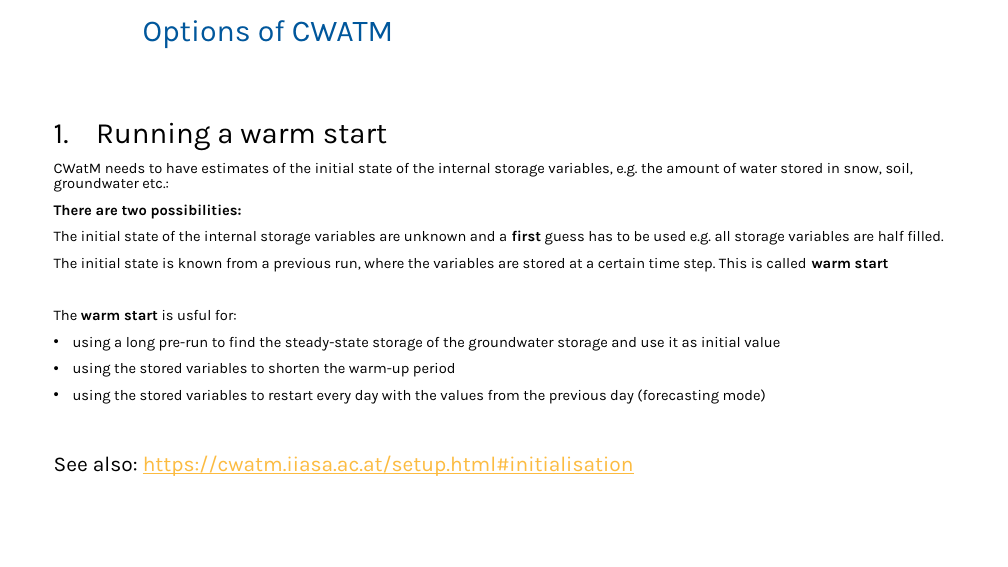
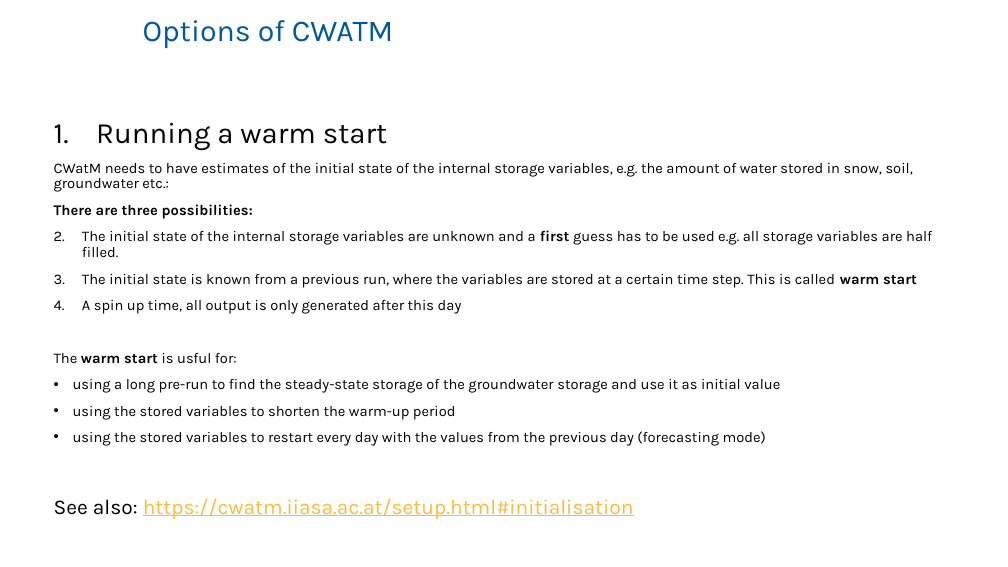
Before and after one commit to EmilioMariaNP/CWatM_emnp, a slide deck: slide 5 of tutorial/CWATM_exercise7/cwatm_exercise7.pptx. Drawn at 1008x567 pixels with LibreOffice and Linux fonts; fonts in the diff are those of the drawing; background and template pictures are left out. Boxes give left, top, right and bottom in pixels: in the first picture for what was removed or moved away, otherwise in the second. Text is boxed around its words. In the diff, an @@ line names an element or a change of style, - is before the commit and + after.

```diff
--- a/tutorial/CWATM_exercise7/cwatm_exercise7.pptx
+++ b/tutorial/CWATM_exercise7/cwatm_exercise7.pptx
@@ text at [54,204,253,219]: text changed @@
-There are two possibilities:
+There are three possibilities:
@@ text at [82,230,932,288]: bullet none to 1. @@
@@ text at [82,300,462,314]: paragraph added @@
+3. A spin up time, all output is only generated after this day
```
Also in this commit, not shown: 3 slides added, 2 other files.
